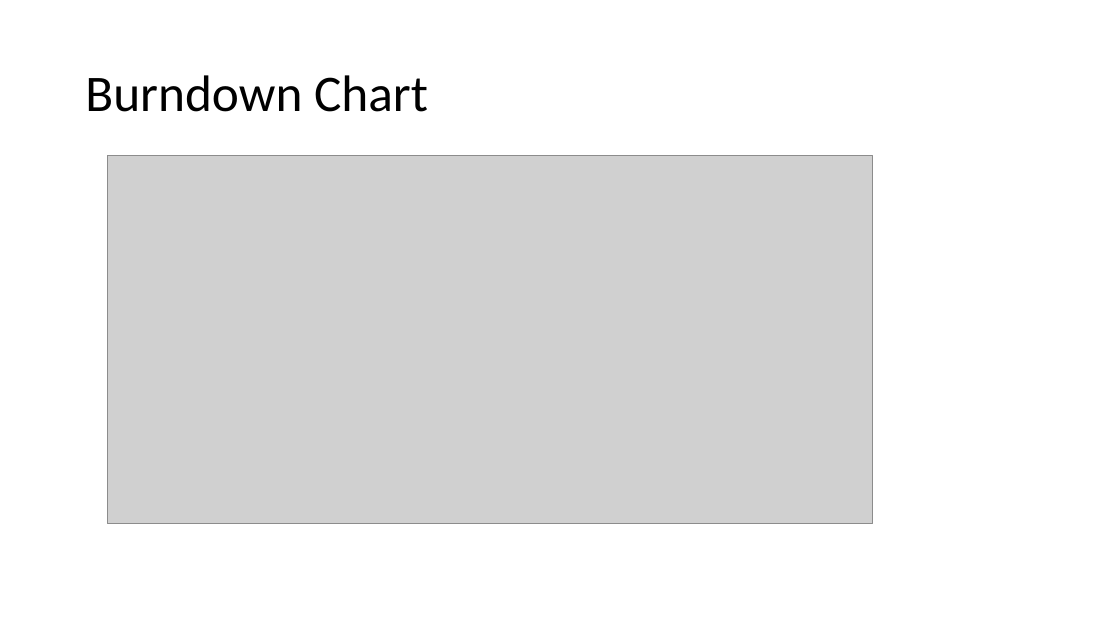
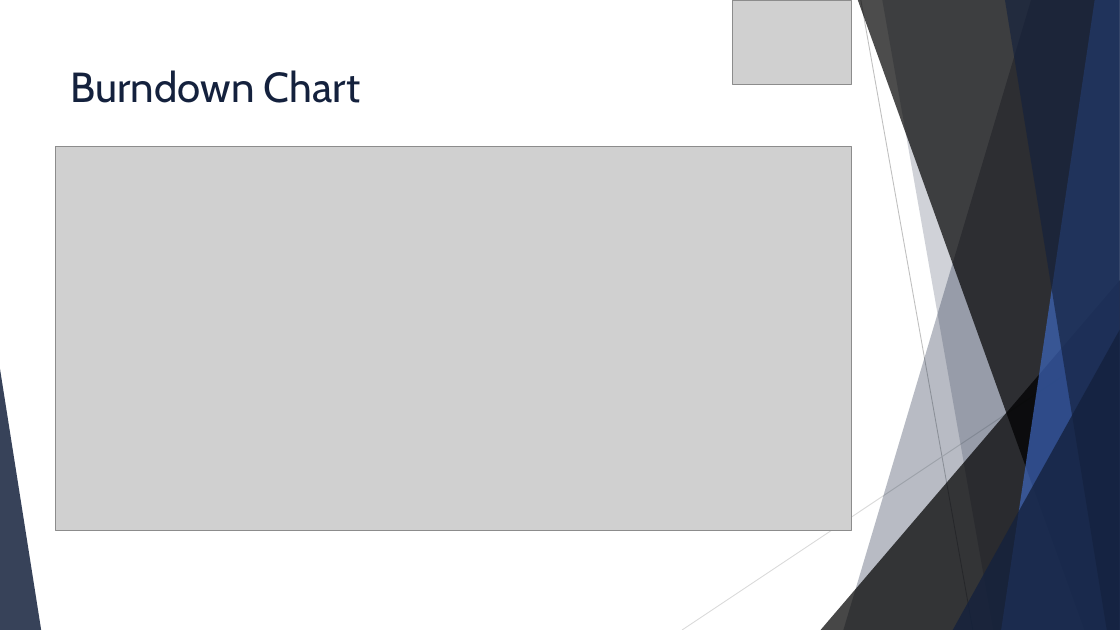
Before and after one commit to david2628/Work2Play, a slide deck: slide 6 of Final/W2P_final.pptx (slide 9 before the commit). Drawn at 1120x630 pixels with LibreOffice and Linux fonts; fonts in the diff are those of the drawing; grey boxes stand for pictures. Boxes give left, top, right and bottom in pixels: in the first picture for what was removed or moved away, otherwise in the second. Text is boxed around its words. In the diff, an @@ line names an element or a change of style, - is before the commit and + after.

```diff
--- a/Final/W2P_final.pptx
+++ b/Final/W2P_final.pptx
@@ picture added at box(733, 0, 853, 84) @@
@@ title "Burndown Chart": place and size @@
-title "Burndown Chart" at box(85, 75, 428, 112)
+title "Burndown Chart" at box(71, 70, 360, 103)
@@ title "Burndown Chart" at box(71, 70, 360, 103): size 44 to 36 pt, font Calibri to Cabin, text colour #000000 to #14213D; line spacing 0.9 to 1; vertical alignment middle to top @@
@@ picture: place and size @@
-picture at box(108, 155, 873, 524)
+picture at box(55, 147, 852, 530)
@@ group added at box(0, 0, 1120, 630): 5 freeform shapes, 3 triangles, 2 lines @@
```
Also in this commit, not shown: 12 other slides changed, 12 slides added, 10 slides removed.
